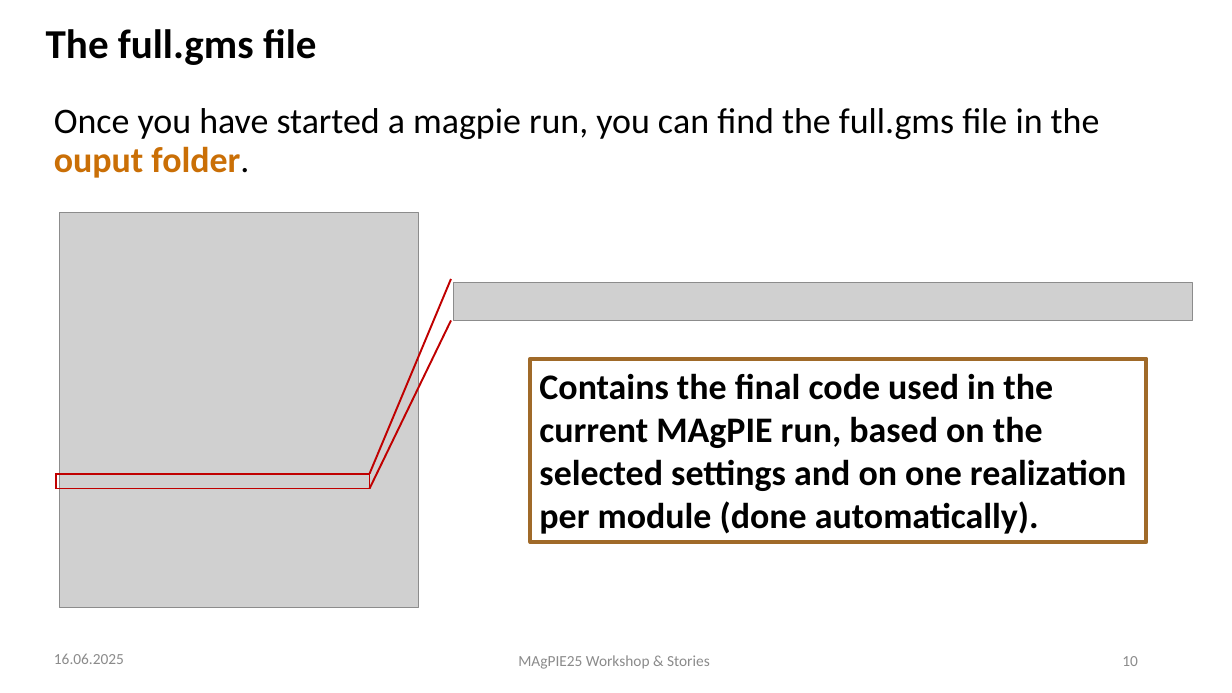
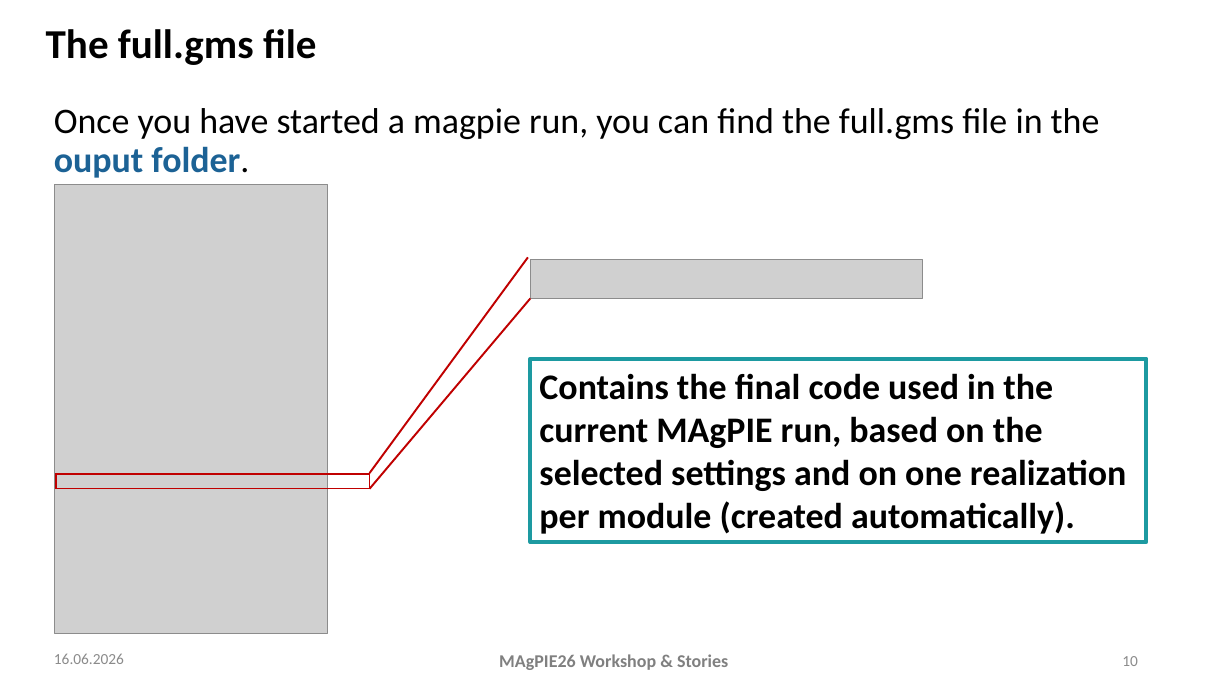
Before and after one commit to magpiemodel/magpiemodel.github.io, a slide deck: slide 10 of assets/slides/GAMS code, modules & realizations.pptx. Drawn at 1232x693 pixels with LibreOffice and Linux fonts; fonts in the diff are those of the drawing; grey boxes stand for pictures; background and template pictures are left out. Boxes give left, top, right and bottom in pixels: in the first picture for what was removed or moved away, otherwise in the second. Text is boxed around its words. In the diff, an @@ line names an element or a change of style, - is before the commit and + after.

Commit message:
updated tutorial slides in assets folder

```diff
--- a/assets/slides/GAMS code, modules & realizations.pptx
+++ b/assets/slides/GAMS code, modules & realizations.pptx
@@ text "Once you have started a ..." at (x1=54, y1=108, x2=1100, y2=178): text colour #CA6F06 to #1D6294 in "ouput folder." @@
@@ picture resized from (x1=59, y1=213, x2=419, y2=608) to (x1=54, y1=184, x2=327, y2=633) @@
@@ line moved from (370, 474) - (451, 279) to (370, 473) - (528, 258) @@
@@ picture resized from (x1=454, y1=282, x2=1192, y2=320) to (x1=531, y1=260, x2=922, y2=299) @@
@@ line moved from (370, 489) - (451, 321) to (370, 489) - (531, 299) @@
@@ rectangle "Contains the final code used ..." at (x1=531, y1=359, x2=1147, y2=543): outline #A06A29 3 pt to #1D9BA1 3 pt @@
@@ text in rectangle at (x1=539, y1=373, x2=1126, y2=534): text changed @@
-Contains the final code used in the current MAgPIE run, based on the selected settings and on one realization per module (done automatically).
+Contains the final code used in the current MAgPIE run, based on the selected settings and on one realization per module (created automatically).
@@ text at (x1=54, y1=653, x2=124, y2=664): text changed @@
-16.06.2025
+16.06.2026
@@ text at (x1=499, y1=654, x2=728, y2=670): text changed; size 12 to 14 pt; text colour #8C8C8C to #808080; bold on @@
-MAgPIE25 Workshop & Stories
+MAgPIE26 Workshop & Stories
```
Also in this commit, not shown: 11 other slides changed, 1 slide added.
